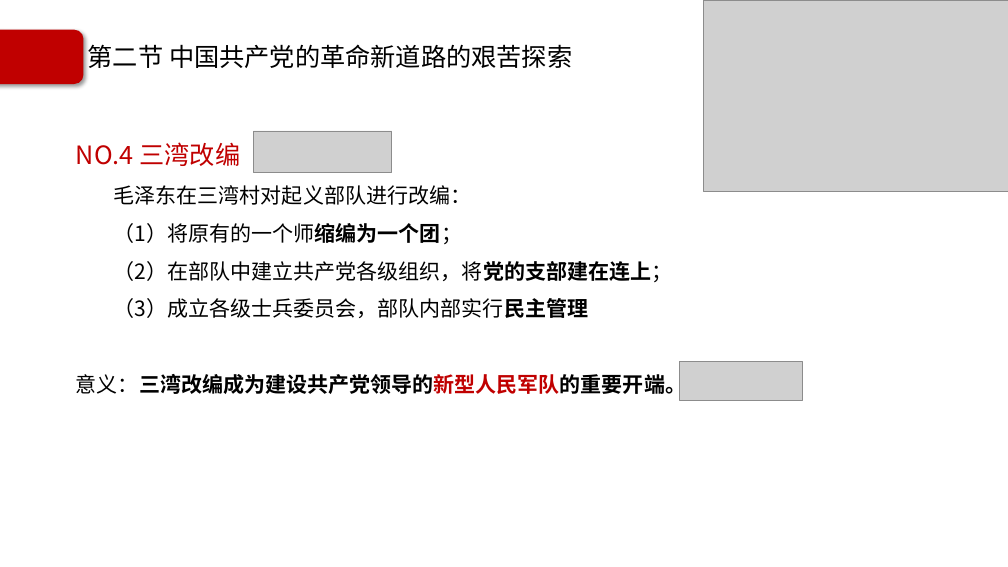
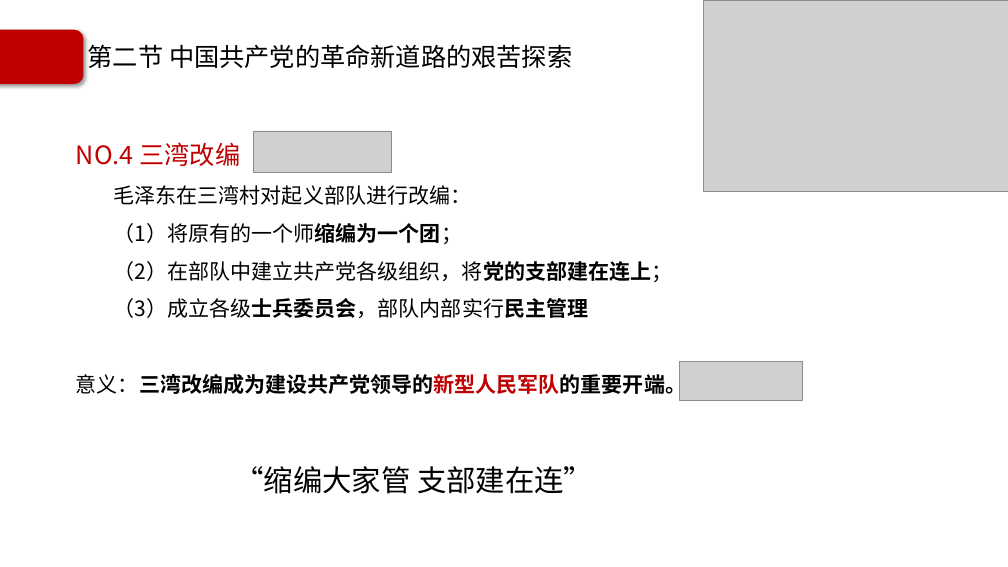
Before and after one commit to Call-me-zhy/tangtang, a slide deck: slide 17 of 5 中国近现代史纲要/课件/中国近现代史纲要精讲5.pptx. Drawn at 1008x567 pixels with LibreOffice and Linux fonts; fonts in the diff are those of the drawing; grey boxes stand for pictures; background and template pictures are left out. Boxes give left, top, right and bottom in pixels: in the first picture for what was removed or moved away, otherwise in the second. Text is boxed around its words. In the diff, an @@ line names an element or a change of style, - is before the commit and + after.

```diff
--- a/5 中国近现代史纲要/课件/中国近现代史纲要精讲5.pptx
+++ b/5 中国近现代史纲要/课件/中国近现代史纲要精讲5.pptx
@@ text at (114, 298, 589, 318): bold on in "（3）成立各级士兵委员会，部队内部实行民主管理" @@
@@ text added at (234, 466, 593, 494), 28 pt, text #000000 @@
+“缩编大家管 支部建在连”
```
Also in this commit, not shown: 15 other slides changed, 6 slides added, 8 other files.
